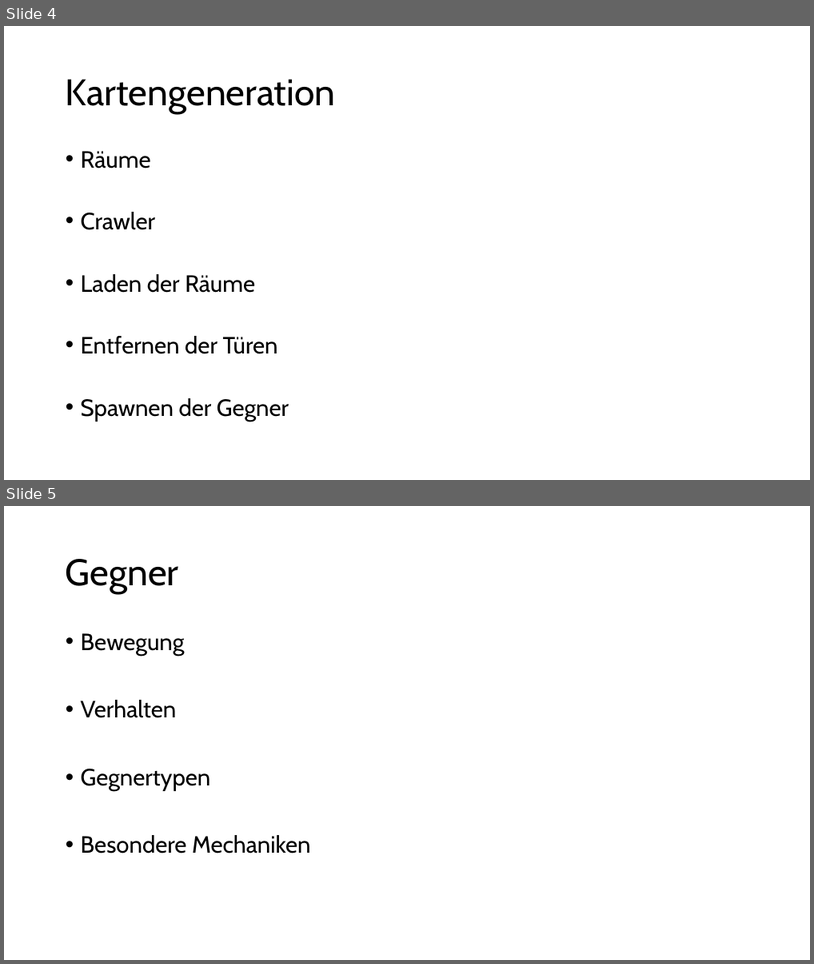
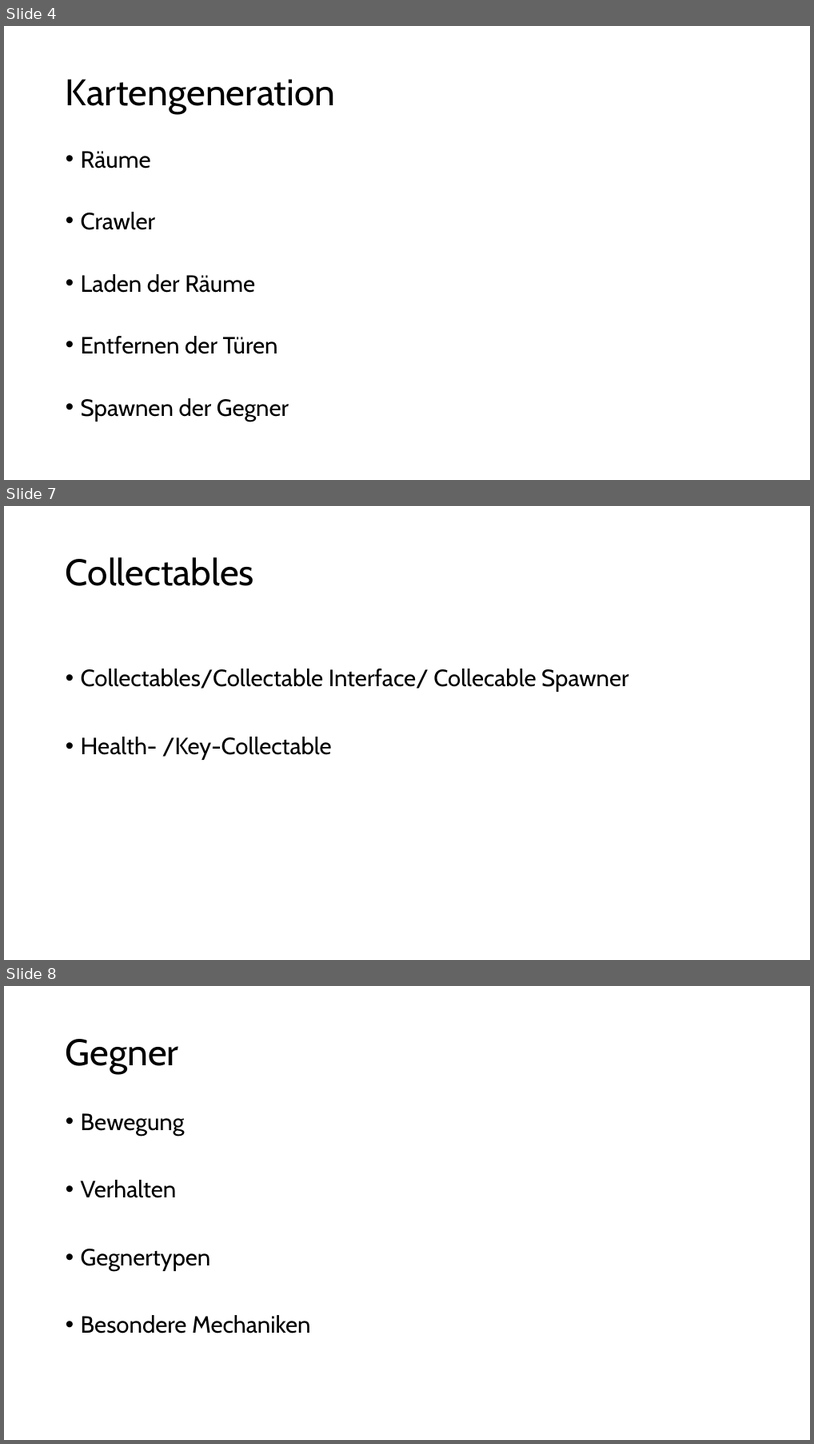
Before and after one commit to jjfeldii/pixel-purge, a slide deck: PixelPurge_Gegner + Design.pptx. Shown one above the other, each under a label of ours: slides 4 and 5 before the commit, slides 4, 7 and 8 after it; the slides between them are not shown. The pictures are 814x964 and 814x1444 pixels, drawn with LibreOffice and Linux fonts; fonts in the diff are those of the drawing. Boxes give left, top, right and bottom in pixels: in the first picture for what was removed or moved away, otherwise in the second. Text is boxed around its words. In the diff, an @@ line names an element or a change of style, - is before the commit and + after.

```diff
--- a/PixelPurge_Gegner + Design.pptx
+++ b/PixelPurge_Gegner + Design.pptx
@@ slide 7 added at bbox=[4, 506, 810, 960], background #FFFFFF @@
@@ title added at bbox=[66, 557, 254, 586], 44 pt, text #000000 @@
+Collectables
@@ text added at bbox=[81, 668, 629, 760], 28 pt, text #000000 @@
+• Collectables/Collectable Interface/ Collecable Spawner
+• Health- /Key-Collectable
@@ what was slide 5 is now slide 8 @@
```
Also in this commit, not shown: 1 slide changed, 2 other slides added.
